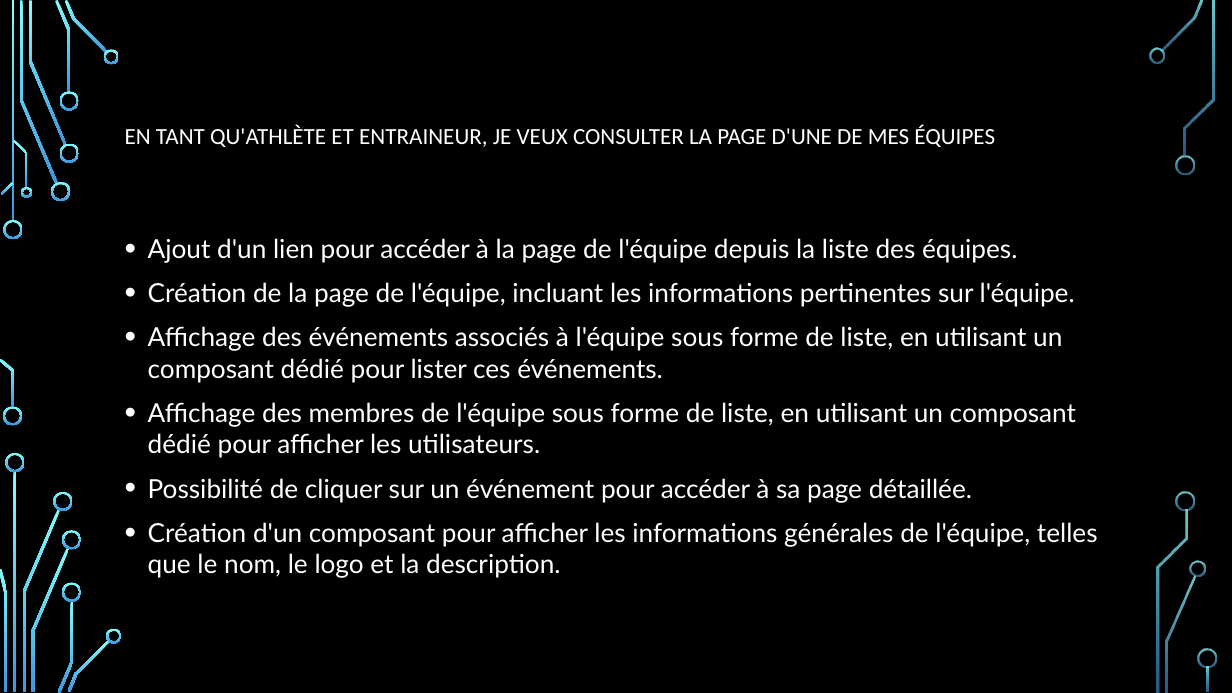
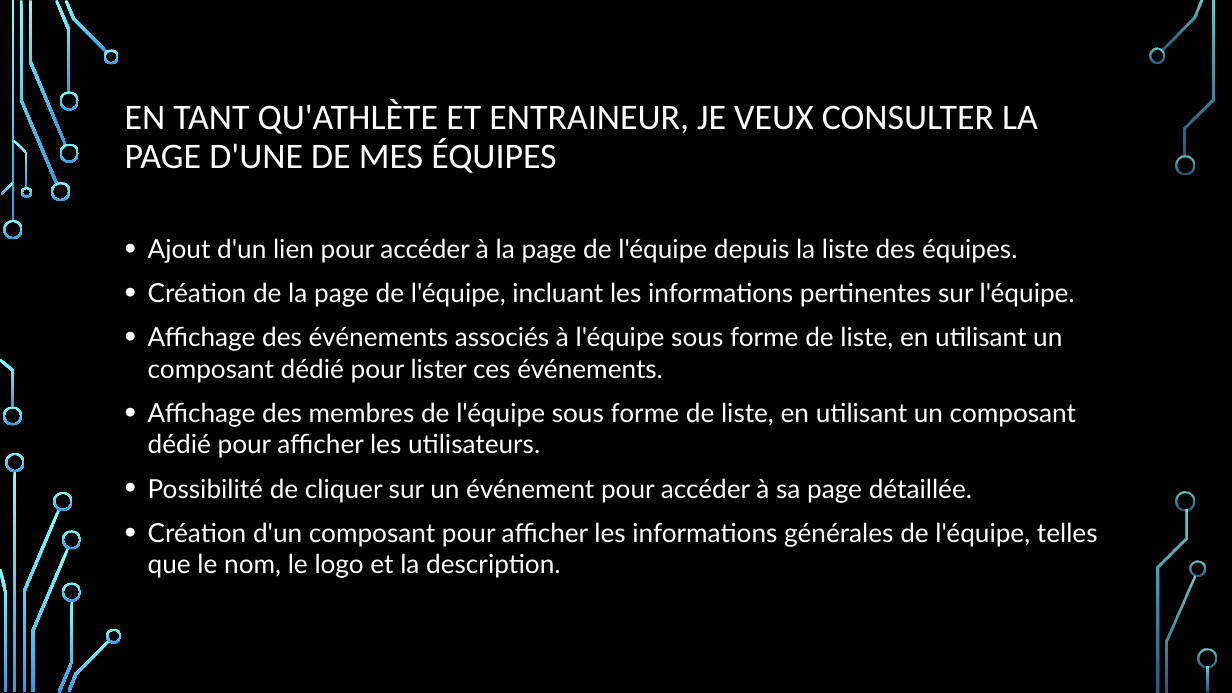
Before and after one commit to DFC-Informatique-Cegep-de-Sainte-Foy/GestionEquipesSportives, a slide deck: slide 6 of Documentation/Revue 3/Presentation_Revue_3.pptx (slide 5 before the commit). Drawn at 1232x693 pixels with LibreOffice and Linux fonts; fonts in the diff are those of the drawing; background and template pictures are left out. Boxes give left, top, right and bottom in pixels: in the first picture for what was removed or moved away, otherwise in the second. Text is boxed around its words. In the diff, an @@ line names an element or a change of style, - is before the commit and + after.

```diff
--- a/Documentation/Revue 3/Presentation_Revue_3.pptx
+++ b/Documentation/Revue 3/Presentation_Revue_3.pptx
@@ title "EN TANT QU'ATHLÈTE ET ENTRAINEUR, ..." at (125, 99, 1038, 173): size 18 to 28 pt @@
```
Also in this commit, not shown: 1 other slide changed, 1 slide added, 1 other file.
